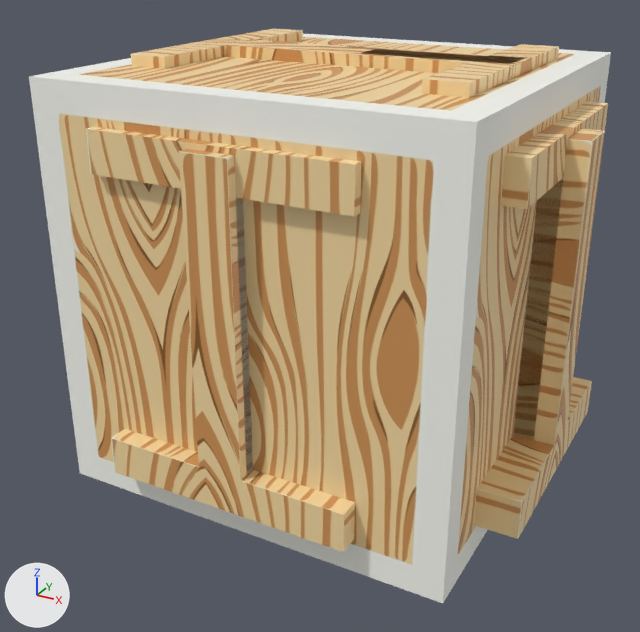
Before and after pictures for a commit that changed the FBX model Assets/Models/Block I.fbx.
Camera for both pictures: a camera (50 mm lens) standing at (0.977, -1.9, 1.795) and looking at (-0.027, -0.073, 0.882). Lighting does not change. The marker at lower left points along +X, +Y and +Z. Where no turn or scale is listed for an object, it has been applied to the vertices.

The first picture shows 'Box', 'FRONT', 'FRONT1', 'RIGHT', 'RIGHT1', 'TOP', 'TOP1'.
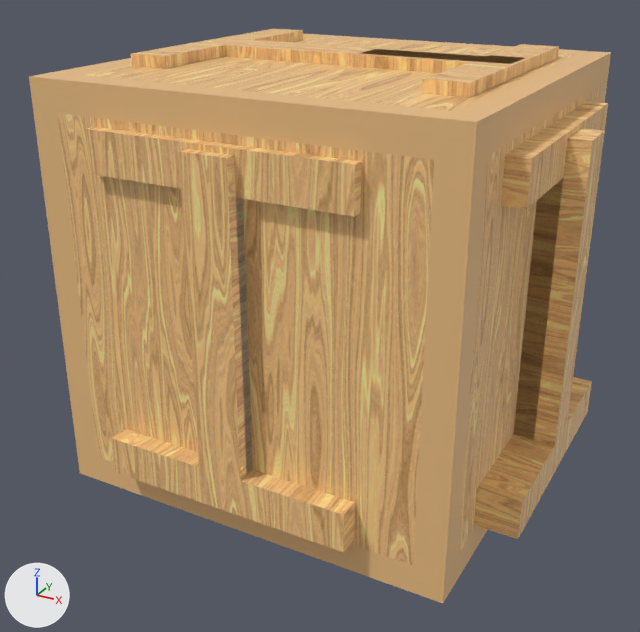
Edits to the bpy script that builds the scene:
```text
Add img_wood_png:
    img_wood_png = load_image('wood.png', '_unpacked/wood.png', 512, 512, 'sRGB')
Add mat_letter_bordermaterial:
    mat_letter_bordermaterial = principled_material('letter-borderMaterial')
    mat_letter_bordermaterial.texture = img_wood_png  # with its transparency
    mat_letter_bordermaterial.roughness = 0.453
Add mat_blockmaterial:
    mat_blockmaterial = principled_material('blockMaterial')
    mat_blockmaterial.texture = img_wood_png  # with its transparency
    mat_blockmaterial.roughness = 0.453
Change me_front_mesh:
    where me_front_mesh.from_pydata(...)  # 16 vertices, 28 faces; spans x 0.0..0.622, y -0.1..0.0, z 0.0..0.81
    remove me_front_mesh.materials.append(mat_edgewoodmaterial)  # picture img_wood_jpg
    add me_front_mesh.materials.append(mat_letter_bordermaterial)  # picture img_wood_png
Change me_front1_mesh:
    where me_front1_mesh.from_pydata(...)  # 16 vertices, 28 faces; spans x 0.0..0.622, y 0.0..0.1, z -0.81..0.0
    remove me_front1_mesh.materials.append(mat_edgewoodmaterial)  # picture img_wood_jpg
    add me_front1_mesh.materials.append(mat_letter_bordermaterial)  # picture img_wood_png
Change me_box_mesh:
    where me_box_mesh.from_pydata(...)  # 32 vertices, 30 faces; spans x -0.5..0.5, y -0.5..0.5, z -0.5..0.5
    used by ob_box; location = (0.0, 0.0, 1.003)
    me_box_mesh part 1: all 6 faces that had it switch from mat_woodmaterial (picture img_wood_jpg) to mat_blockmaterial (picture img_wood_png)
    me_box_mesh part 2: all 24 faces that had it switch from mat_edgewoodmaterial (picture img_wood_jpg) to mat_letter_bordermaterial (picture img_wood_png)
```

What differs and where, as boxes (x1, y1, x2, y2) in the pictures (640 x 632 px):
'FRONT1', recoloured (beige to orange)
    both: (111, 149, 355, 552)
'FRONT', recoloured (beige to orange)
    both: (86, 127, 361, 474)
part 1 of me_box_mesh, recoloured (beige to orange)
    both: (58, 37, 601, 565)
part 2 of me_box_mesh, recoloured (grey to brown)
    both: (29, 34, 611, 603)
